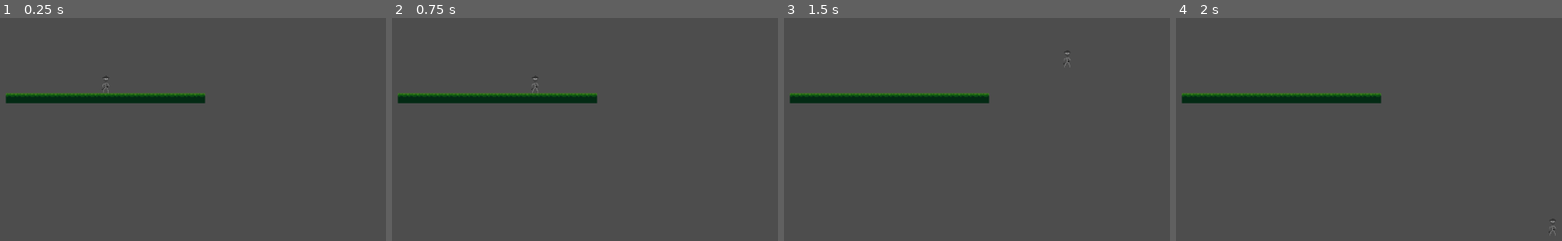
Above: before the commit, frames 1-4 (left to right).
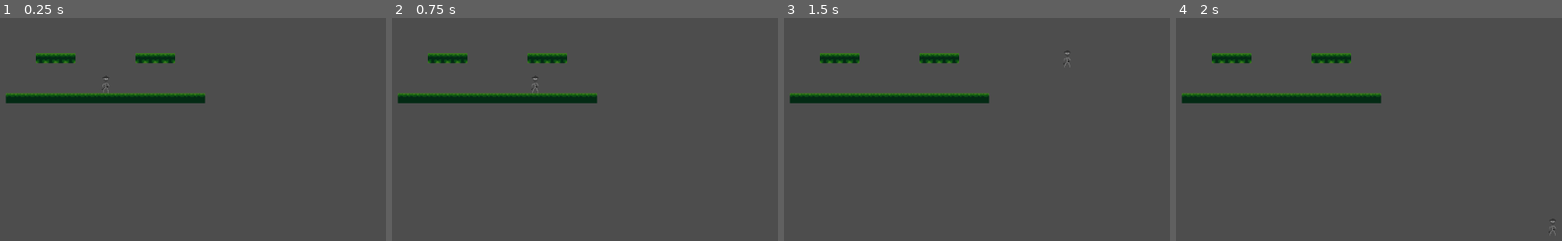
Above: after the commit, the same moments.

Repository: Wayl123/This-Is-Nightmare-Project
Game: Godot game, scene res://scene/boss_stage.tscn
The game is run twice, just before and just after one commit, with the same random seed, the same clock (stepped at 60 frames per second) and the same inputs.
Inputs:
- Up to frame 1 (0.25 s): no input
- Up to frame 2 (0.75 s): tap Enter at 0.5 s; hold D (Right) from 0.53 s (still down)
- Up to frame 3 (1.5 s): keep holding D (Right); tap W (Up) at 0.77 s
- Up to frame 4 (2 s): keep holding D (Right); tap W (Up) at 1.52 s

The runs differ from the first frame. In frame 1, 0.9% of the frame differs, in the area x 9-46%, y 15-21%; in frame 2, 0.9%; in frame 3, 0.9%; in frame 4, 0.9%.

Commit message:
Platform

Diff:
--- a/scene/boss_stage.tscn
+++ b/scene/boss_stage.tscn
@@ -36,6 +36,8 @@
 8:0/0 = 0
 8:0/0/physics_layer_0/linear_velocity = Vector2(0, 0)
 8:0/0/physics_layer_0/angular_velocity = 0.0
+8:0/0/physics_layer_0/polygon_0/points = PackedVector2Array(-8, -8, 8, -8, 8, 8, -8, 8)
+8:0/0/physics_layer_0/polygon_0/one_way = true
 9:0/0 = 0
 9:0/0/physics_layer_0/linear_velocity = Vector2(0, 0)
 9:0/0/physics_layer_0/angular_velocity = 0.0
@@ -184,7 +186,7 @@
 texture_filter = 1
 tile_set = SubResource("TileSet_xtmbd")
 format = 2
-layer_0/tile_data = PackedInt32Array(131063, 65537, 0, 13106 …(285 unchanged characters)… 37, 0, 65545, 65537, 0, 131062, 65537, 0)
+layer_0/tile_data = PackedInt32Array(131063, 65537, 0, 13106 …(285 unchanged characters)… 37, 0, 65545, 65537, 0, 131062, 65537, 0, -196604, 524289, 0, -196603, 524289, 0, -196602, 524289, 0, -131077, 524289, 0, -131078, 524289, 0, -131079, 524289, 0, -196605, 524289, 0, -131076, 524289, 0)
 
 [node name="Player" type="CharacterBody2D" parent="."]
 script = ExtResource("2_eup3r")
